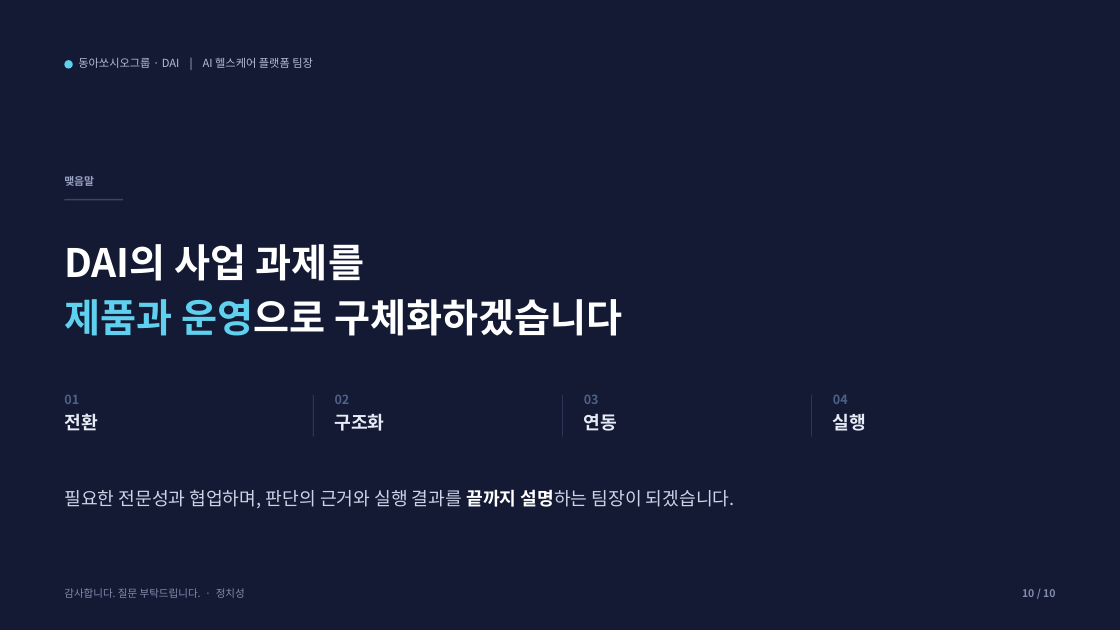
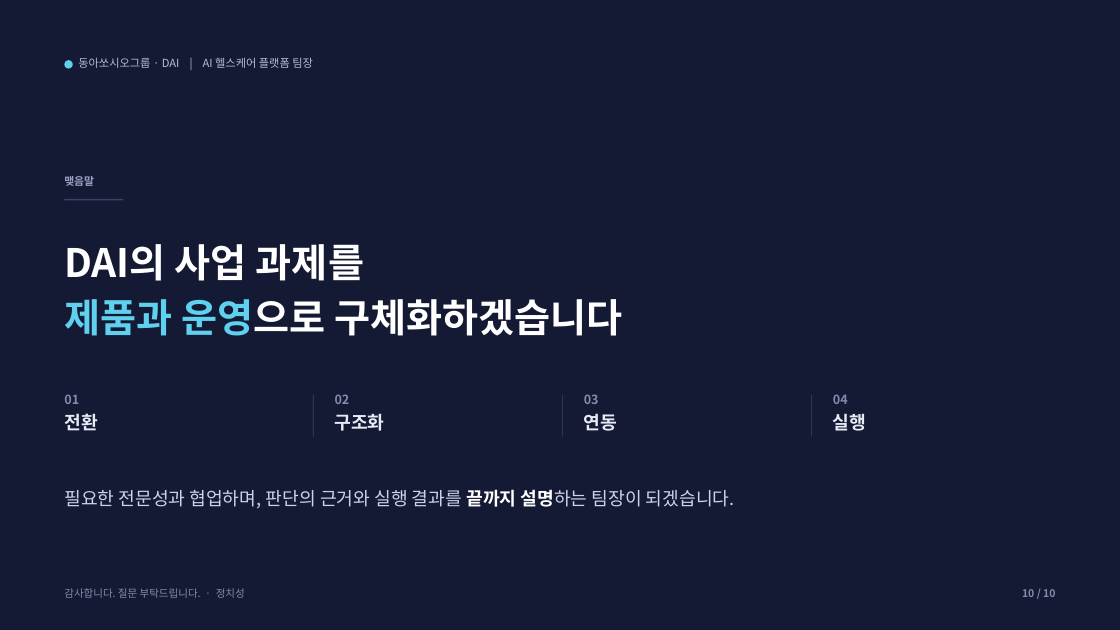
Before and after one commit to insightjung27/dai-healthcare-pt-deck-2, a slide deck: slide 10 of 정치성_DAI_AI헬스케어플랫폼팀장_면접PT_편집용.pptx. Drawn at 1120x630 pixels with LibreOffice and Linux fonts; fonts in the diff are those of the drawing. Boxes give left, top, right and bottom in pixels: in the first picture for what was removed or moved away, otherwise in the second. Text is boxed around its words. In the diff, an @@ line names an element or a change of style, - is before the commit and + after.

```diff
--- a/정치성_DAI_AI헬스케어플랫폼팀장_면접PT_편집용.pptx
+++ b/정치성_DAI_AI헬스케어플랫폼팀장_면접PT_편집용.pptx
@@ text colour #4E6187 to #828CAE in 4 elements at (64,394,79,404), (335,394,350,404), (584,394,599,404), (833,394,848,404) @@
```
Also in this commit, not shown: 3 other slides changed.
